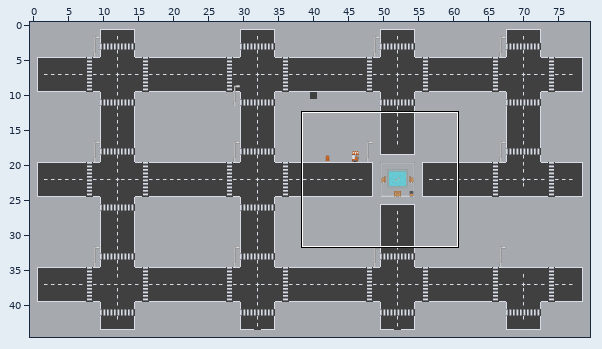
Tiled map -- assets/Spritesheet/map.tmx. Above, an overview of the earlier version with the close-up marked.
Close-up. First the earlier version:
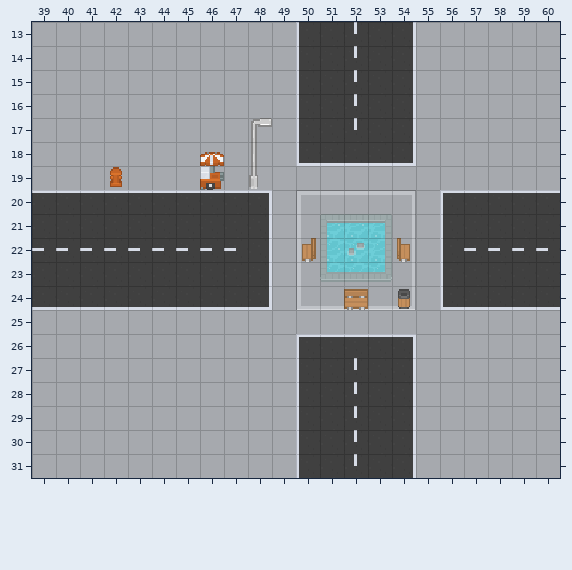
Cells are 16x16 px. Shown: x 39..60, y 13..31. The commit also changed other parts of the map, which this record leaves out.
After:
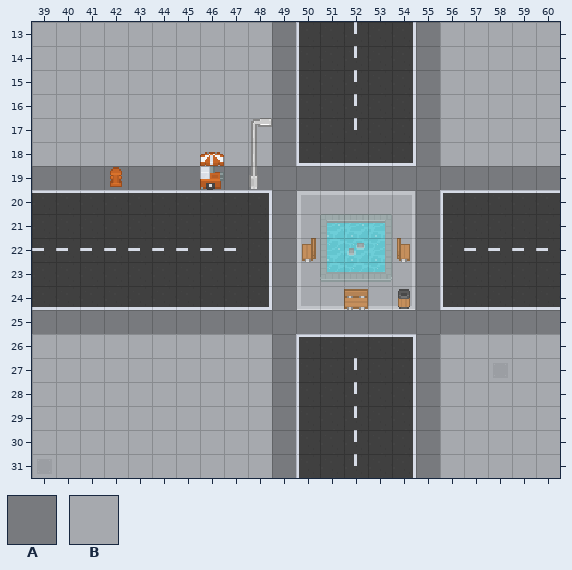
Key: from "roguelikeCity_magenta": A 14, B 22.
_ is an empty cell.
Tiles replaced or removed in this view: B.
Change:
Changed rows in their new state; . is an unchanged cell.
Layer "Calque de Tuiles 1":
first column x 39:
13 ..........A.....A.....
14 ..........A.....A.....
15 ..........A.....A.....
16 ..........A.....A.....
17 ..........A.....A.....
18 ..........A.....A.....
19 AAAAAAAAAAAAAAAAAAAAAA
20 ..........A.....A.....
21 ..........A.....A.....
22 ..........A.....A.....
23 ..........A.....A.....
24 ..........A.....A.....
25 AAAAAAAAAAAAAAAAAAAAAA
26 ..........A.....A.....
27 ..........A.....A.....
28 ..........A.....A.....
29 ..........A.....A.....
30 ..........A.....A.....
31 ..........A.....A.....
